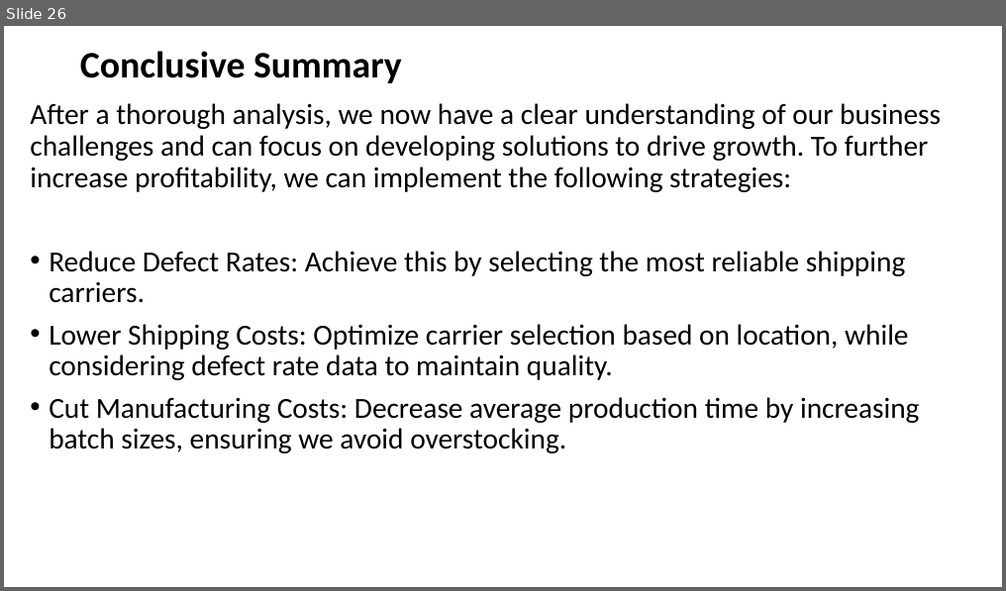
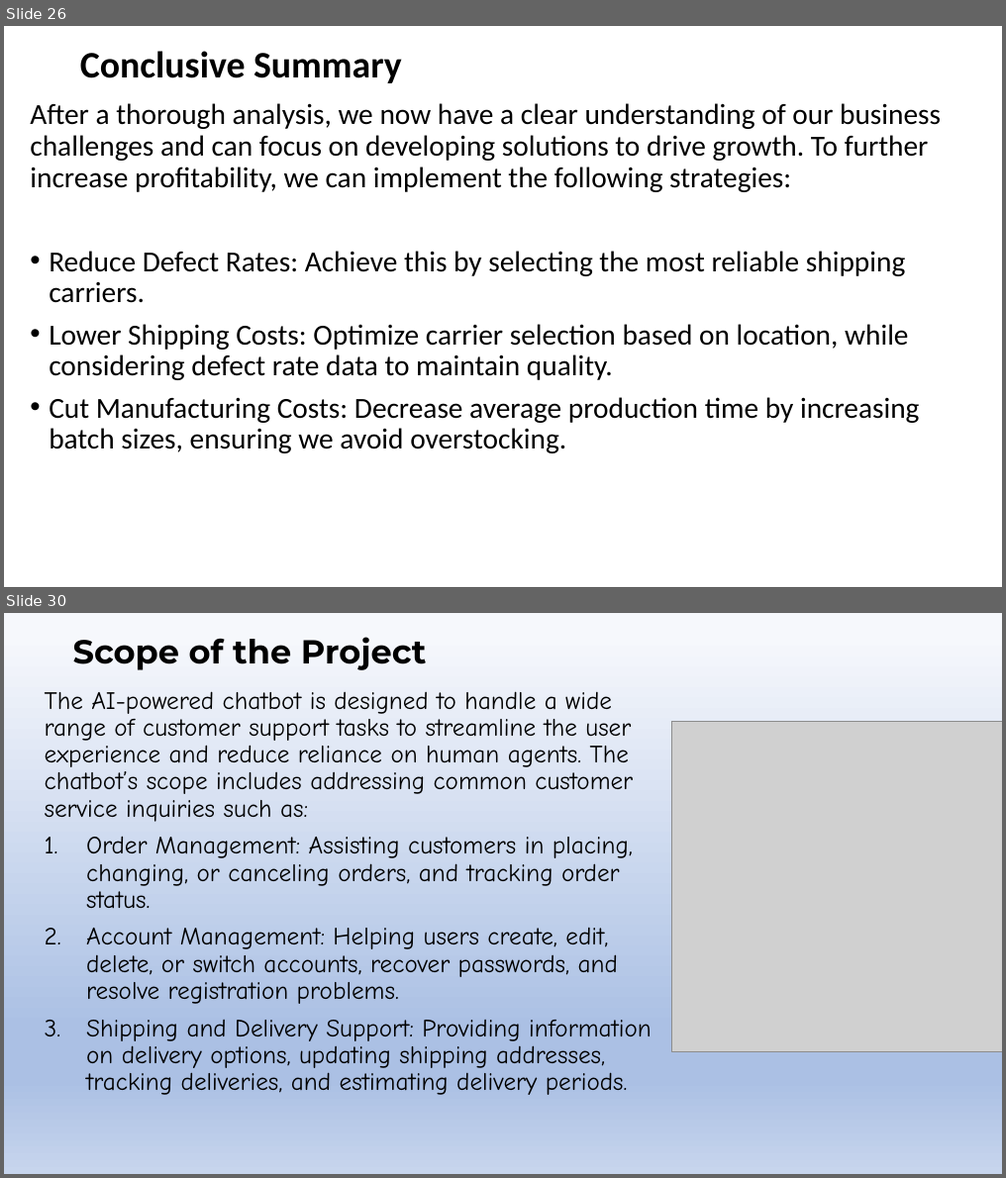
Before and after one commit to Sanket2102/Supply-Chain-Management, a slide deck: Supply Chain Management Presentation.pptx. Shown one above the other, each under a label of ours: slide 26 before the commit, slides 26 and 30 after it; the slides between them are not shown. The pictures are 1006x591 and 1006x1178 pixels, drawn with LibreOffice and Linux fonts; fonts in the diff are those of the drawing; grey boxes stand for pictures; background and template pictures are left out. Boxes give left, top, right and bottom in pixels: in the first picture for what was removed or moved away, otherwise in the second. Text is boxed around its words. In the diff, an @@ line names an element or a change of style, - is before the commit and + after.

```diff
--- a/Supply Chain Management Presentation.pptx
+++ b/Supply Chain Management Presentation.pptx
@@ slide 30 added at (4,613,1002,1174), background gradient #F6F8FC to #ABC0E4 to #C7D5ED @@
@@ title added at (73,637,427,670), 32 pt, text #000000, bold @@
+Scope of the Project
@@ text added at (45,691,651,1095), 24 pt, text #000000 @@
+The AI-powered chatbot is designed to handle a wide range of customer support tasks to streamline the user experience and reduce reliance on human agents. The chatbot’s scope includes addressing common customer service inquiries such as:
+1. Order Management: Assisting customers in placing, changing, or canceling orders, and tracking order status.
+2. Account Management: Helping users create, edit, delete, or switch accounts, recover passwords, and resolve registration problems.
+3. Shipping and Delivery Support: Providing information on delivery options, updating shipping addresses, tracking deliveries, and estimating delivery periods.
@@ picture added at (672,722,1002,1052) @@
```
Also in this commit, not shown: 2 slides changed, 27 other slides added.
